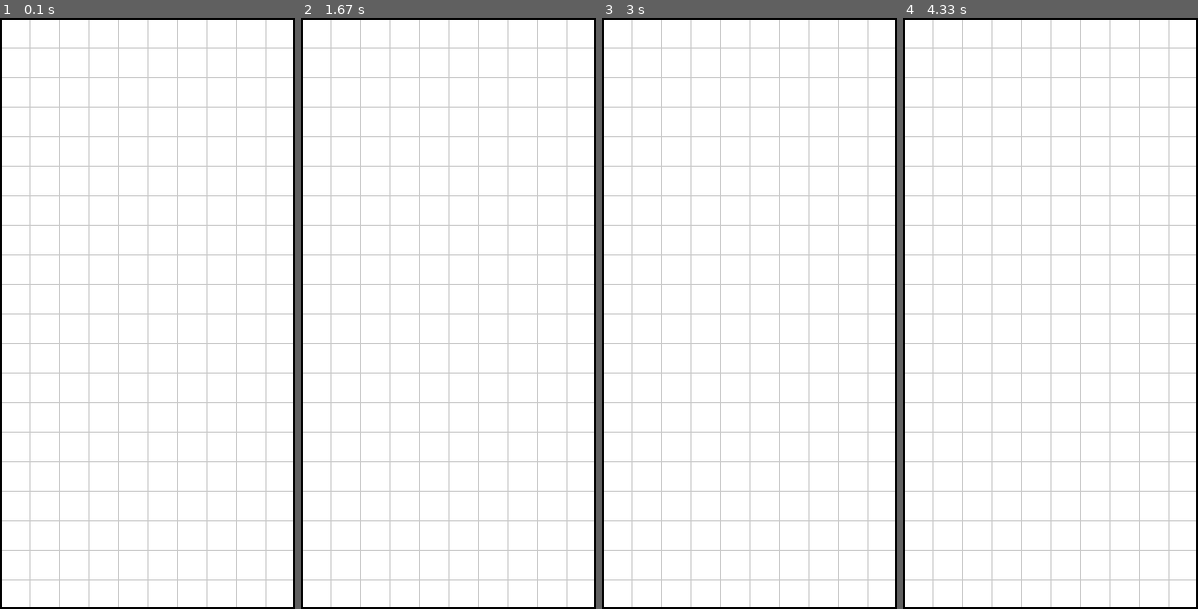
Above: before the commit, frames 1-4 (left to right).
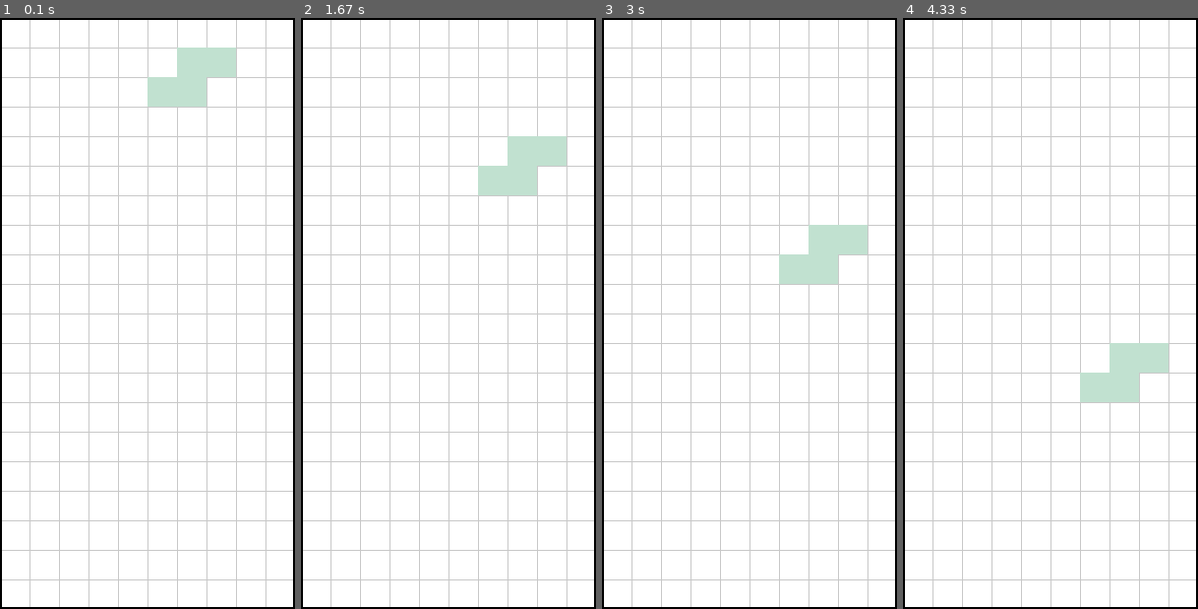
Above: after the commit, the same moments.

Repository: kt2763/tnb-pygame-tutorials-jp
Game: pygame game, started from like-tetris/game.py
Two runs of this game, one before a commit and one after it. Both use one fixed random seed, a clock stepped at 60 frames per second and the inputs below.
Inputs:
- Up to frame 1 (0.1 s): no input
- Up to frame 2 (1.67 s): hold Right 0.33-0.8 s; hold Right 0.83-1.3 s; hold Left from 1.33 s (still down)
- Up to frame 3 (3 s): release Left at 1.87 s; hold Down 1.9-2.2 s; hold Left 2.23-2.63 s; hold Right from 2.67 s (still down)
- Up to frame 4 (4.33 s): release Right at 3.3 s; hold Down 3.33-3.7 s; hold Left 3.73-4.2 s; hold Right from 4.23 s (still down)

The runs differ from the first frame. In frame 1, 2.0% of the frame differs, in the area x 50-80%, y 5-15%; in frame 2, 2.0%; in frame 3, 2.0%; in frame 4, 2.0%.

Commit message:
ランダムに落ちるブロックを実装

Diff:
--- a/like-tetris/game.py
+++ b/like-tetris/game.py
@@ -1,5 +1,6 @@
 import pygame
 import sys
+import random
 
 pygame.init()  # Pygameの初期化
 
@@ -19,14 +20,104 @@
 GRID_WIDTH = SCREEN_WIDTH // CELL_SIZE
 GRID_HEIGHT = SCREEN_HEIGHT // CELL_SIZE
 
-# ゲームループ
+# テトリミノの形状定義（簡易版）
+TETROMINOS = {
+    "I": [(0, 1), (1, 1), (2, 1), (3, 1)],
+    "O": [(1, 1), (2, 1), (1, 2), (2, 2)],
+    "T": [(1, 0), (0, 1), (1, 1), (2, 1)],
+    "S": [(1, 1), (2, 1), (0, 2), (1, 2)],
+    "Z": [(0, 1), (1, 1), (1, 2), (2, 2)],
+    "J": [(0, 1), (0, 2), (1, 2), (2, 2)],
+    "L": [(2, 1), (0, 2), (1, 2), (2, 2)],
+}
+
+
+class Block:
+    def __init__(self, shape):
+        self.shape = TETROMINOS[shape]
+        self.color = (
+            random.randint(50, 255),
+            random.randint(50, 255),
+            random.randint(50, 255),
+        )
+        self.x = GRID_WIDTH // 2
+        self.y = 0
+
+    def draw(self, surface):
+        for pos in self.shape:
+            pygame.draw.rect(
+                surface,
+                self.color,
+                (
+                    (self.x + pos[0]) * CELL_SIZE,
+                    (self.y + pos[1]) * CELL_SIZE,
+                    CELL_SIZE,
+                    CELL_SIZE,
+                ),
+            )
+
+
+# ブロックの生成
+def get_new_block():
+    shape = random.choice(list(TETROMINOS.keys()))
+    return Block(shape)
+
+
+current_block = get_new_block()
+
+
+# 衝突判定の簡易実装
+def check_collision(block, grid):
+    for pos in block.shape:
+        x = block.x + pos[0]
+        y = block.y + pos[1]
+        if y >= GRID_HEIGHT or x < 0 or x >= GRID_WIDTH:
+            return True
+        if grid[y][x]:
+            return True
+    return False
+
+
+# グリッドの初期化
+grid = [[0 for _ in range(GRID_WIDTH)] for _ in range(GRID_HEIGHT)]
+
+# タイマーイベントの設定
+MOVE_DOWN = pygame.USEREVENT + 1
+pygame.time.set_timer(MOVE_DOWN, 500)  # 500ミリ秒ごとにMOVE_DOWNイベントを発生
+
 running = True
 while running:
     for event in pygame.event.get():
         if event.type == pygame.QUIT:
             running = False
+        elif event.type == MOVE_DOWN:
+            current_block.y += 1
+            if check_collision(current_block, grid):
+                current_block.y -= 1
+                # ブロックをグリッドに固定
+                for pos in current_block.shape:
+                    x = current_block.x + pos[0]
+                    y = current_block.y + pos[1]
+                    if 0 <= x < GRID_WIDTH and 0 <= y < GRID_HEIGHT:
+                        grid[y][x] = current_block.color
+                # 新しいブロックを生成
+                current_block = get_new_block()
+        elif event.type == pygame.KEYDOWN:
+            if event.key == pygame.K_LEFT:
+                current_block.x -= 1
+                if check_collision(current_block, grid):
+                    current_block.x += 1
+            elif event.key == pygame.K_RIGHT:
+                current_block.x += 1
+                if check_collision(current_block, grid):
+                    current_block.x -= 1
+            elif event.key == pygame.K_DOWN:
+                current_block.y += 1
+                if check_collision(current_block, grid):
+                    current_block.y -= 1
 
-    screen.fill(WHITE)  # 画面を白で塗りつぶす
+    # 画面を白で塗りつぶす
+    screen.fill(WHITE)
 
     # グリッド線を描画
     for x in range(0, SCREEN_WIDTH, CELL_SIZE):
@@ -37,9 +128,21 @@
     # ゲーム画面の枠を描画
     pygame.draw.rect(screen, BLACK, (0, 0, SCREEN_WIDTH, SCREEN_HEIGHT), 2)
 
+    # グリッドに固定されたブロックを描画
+    for y in range(GRID_HEIGHT):
+        for x in range(GRID_WIDTH):
+            if grid[y][x]:
+                pygame.draw.rect(
+                    screen,
+                    grid[y][x],
+                    (x * CELL_SIZE, y * CELL_SIZE, CELL_SIZE, CELL_SIZE),
+                )
+
+    # 現在のブロックを描画
+    current_block.draw(screen)
+
     # 画面の更新
     pygame.display.update()
 
-# Pygameの終了処理
 pygame.quit()
 sys.exit()
